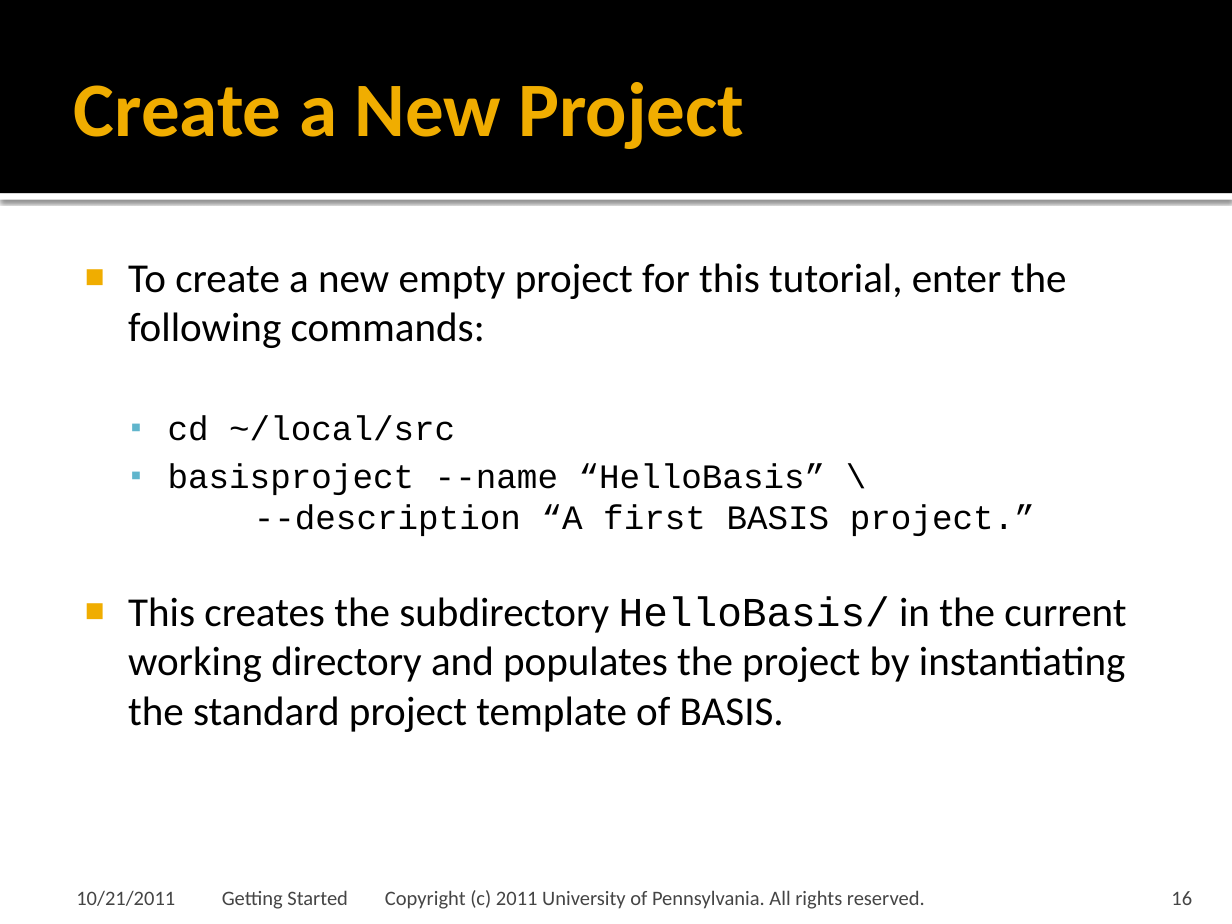
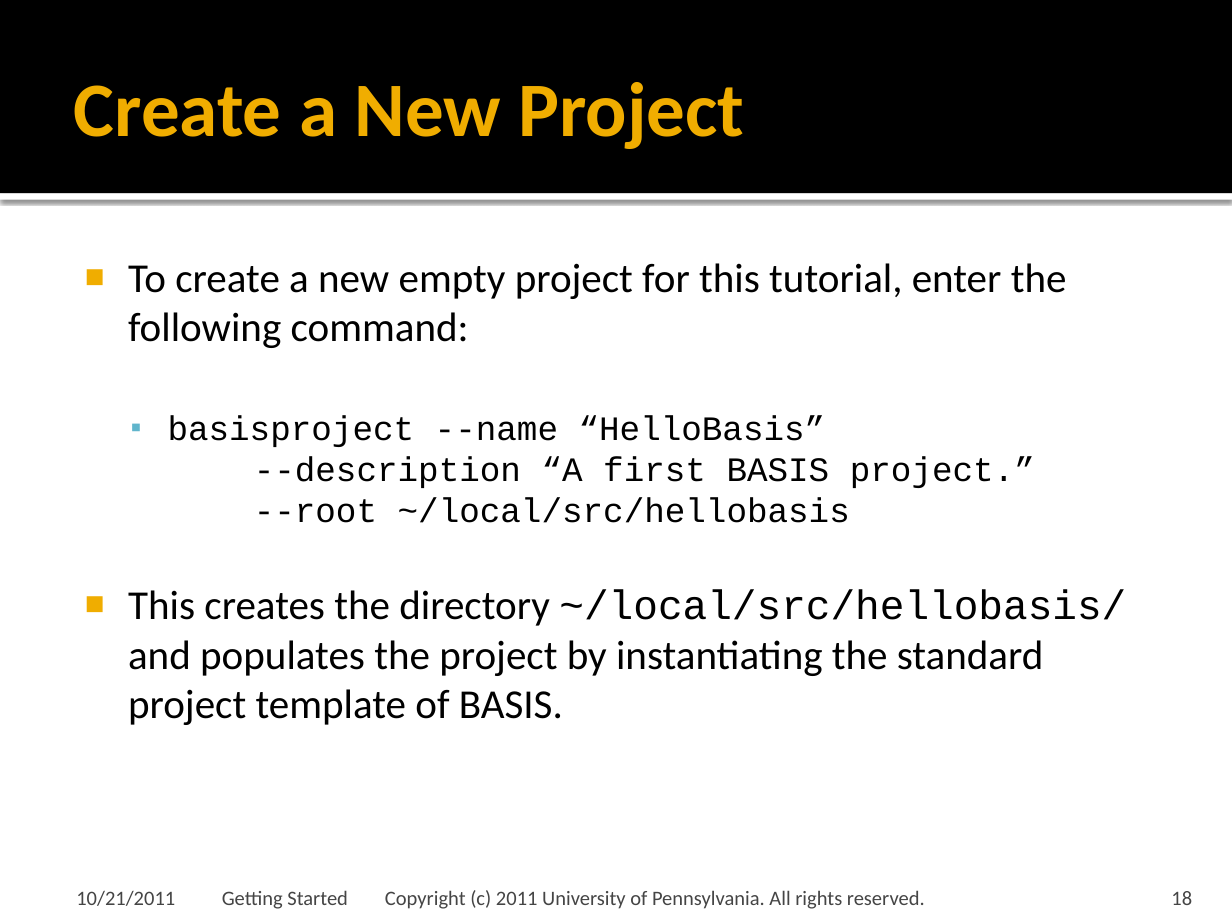
Before and after one commit to cmake-basis/legacy, a slide deck: slide 18 of doc/tutorials/02 Getting Started.pptx (slide 16 before the commit). Drawn at 1232x924 pixels with LibreOffice and Linux fonts; fonts in the diff are those of the drawing; background and template pictures are left out. Boxes give left, top, right and bottom in pixels: in the first picture for what was removed or moved away, otherwise in the second. Text is boxed around its words. In the diff, an @@ line names an element or a change of style, - is before the commit and + after.

Commit message:
Finished first version of Getting Started tutorial presentation.

```diff
--- a/doc/tutorials/02 Getting Started.pptx
+++ b/doc/tutorials/02 Getting Started.pptx
@@ text at (128,263,1126,725): text changed @@
-■ To create a new empty project for this tutorial, enter the following commands:
-  ▪ cd ~/local/src
-  ▪ basisproject --name “HelloBasis” \
-    --description “A first BASIS project.”
-■ This creates the subdirectory HelloBasis/ in the current working directory and populates the project by instantiating the standard project template of BASIS.
+■ To create a new empty project for this tutorial, enter the following command:
+  ▪ basisproject --name “HelloBasis”
+    --description “A first BASIS project.”
+    --root ~/local/src/hellobasis
+■ This creates the directory ~/local/src/hellobasis/ and populates the project by instantiating the standard project template of BASIS.
@@ page number at (1171,891,1192,905): text changed @@
-16
+18
```
Also in this commit, not shown: 24 other slides changed, 15 slides added.
